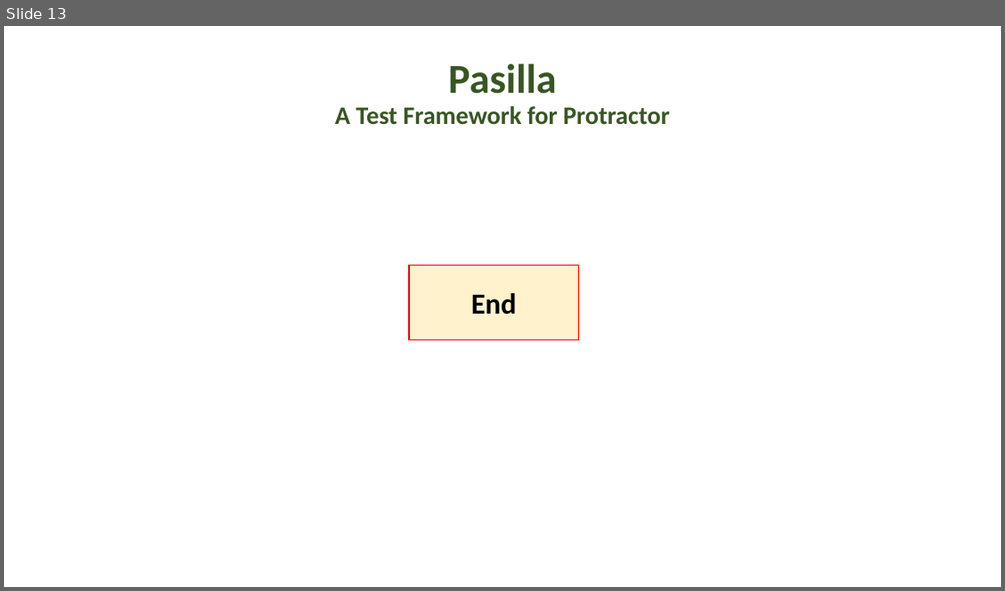
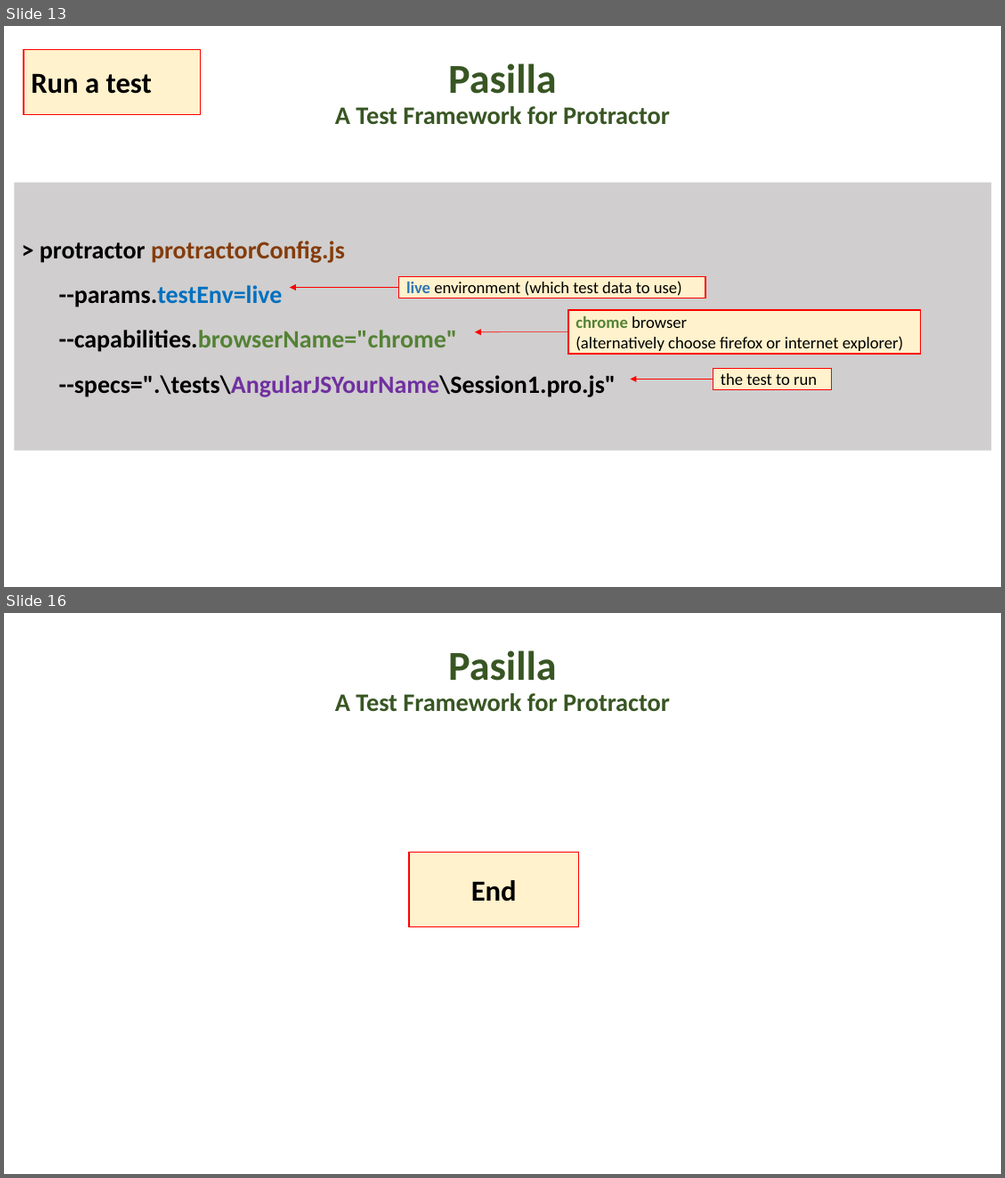
Before and after one commit to anatar02/pasilla, a slide deck: documentation/PasillaAKeywordDrivenTestFrameworkForProtractor.pptx. Shown one above the other, each under a label of ours: slide 13 before the commit, slides 13 and 16 after it; the slides between them are not shown. The pictures are 1005x591 and 1005x1178 pixels, drawn with LibreOffice and Linux fonts; fonts in the diff are those of the drawing; background and template pictures are left out. Boxes give left, top, right and bottom in pixels: in the first picture for what was removed or moved away, otherwise in the second. Text is boxed around its words. In the diff, an @@ line names an element or a change of style, - is before the commit and + after.

```diff
--- a/documentation/PasillaAKeywordDrivenTestFrameworkForProtractor.pptx
+++ b/documentation/PasillaAKeywordDrivenTestFrameworkForProtractor.pptx
@@ slide 13 added at (4,26,1001,587), background #FFFFFF @@
@@ rectangle added at (24,49,200,114), fill #FFF2CC, outline #FF0000 1 pt, 28 pt, text #000000, bold @@
+Run a test
@@ title added at (335,63,670,124), 24.3 pt, text #385723, bold @@
+Pasilla
+A Test Framework for Protractor
@@ rectangle added at (15,183,992,450), fill #D0CECE, 24 pt, text #000000, bold @@
+> protractor protractorConfig.js
+  --params.testEnv=live
+  --capabilities.browserName="chrome"
+  --specs=".\tests\AngularJSYourName\Session1.pro.js"
@@ arrow added from (399, 287) to (290, 287), #FF0000 0.5 pt @@
@@ rectangle added at (399,276,705,297), fill #FFF2CC, outline #FF0000 1 pt, 16 pt, text #000000 @@
+live environment (which test data to use)
@@ rectangle added at (568,310,921,354), fill #FFF2CC, outline #FF0000 1 pt, 16 pt, text #000000 @@
+chrome browser
+(alternatively choose firefox or internet explorer)
@@ arrow added from (568, 332) to (475, 332), #FF0000 0.5 pt @@
@@ rectangle added at (713,369,831,389), fill #FFF2CC, outline #FF0000 1 pt, 16 pt, text #000000 @@
+the test to run
@@ arrow added from (713, 379) to (631, 379), #FF0000 0.5 pt @@
@@ what was slide 13 is now slide 16 @@
```
Also in this commit, not shown: 2 other slides added.
